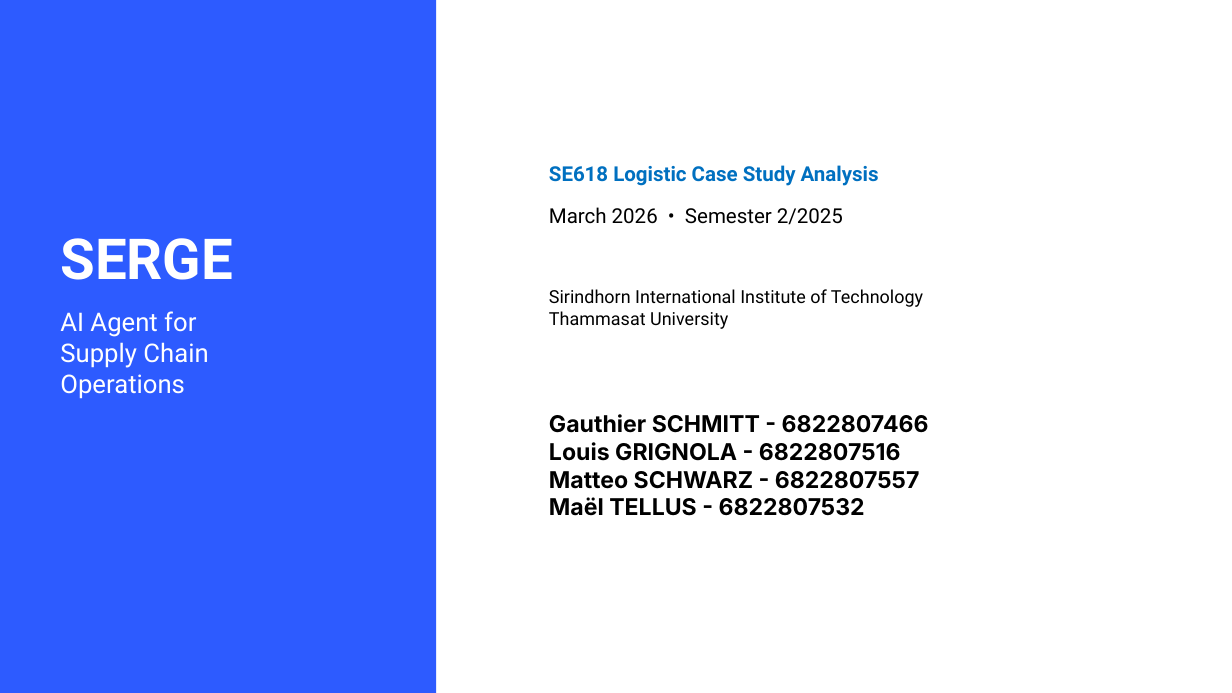
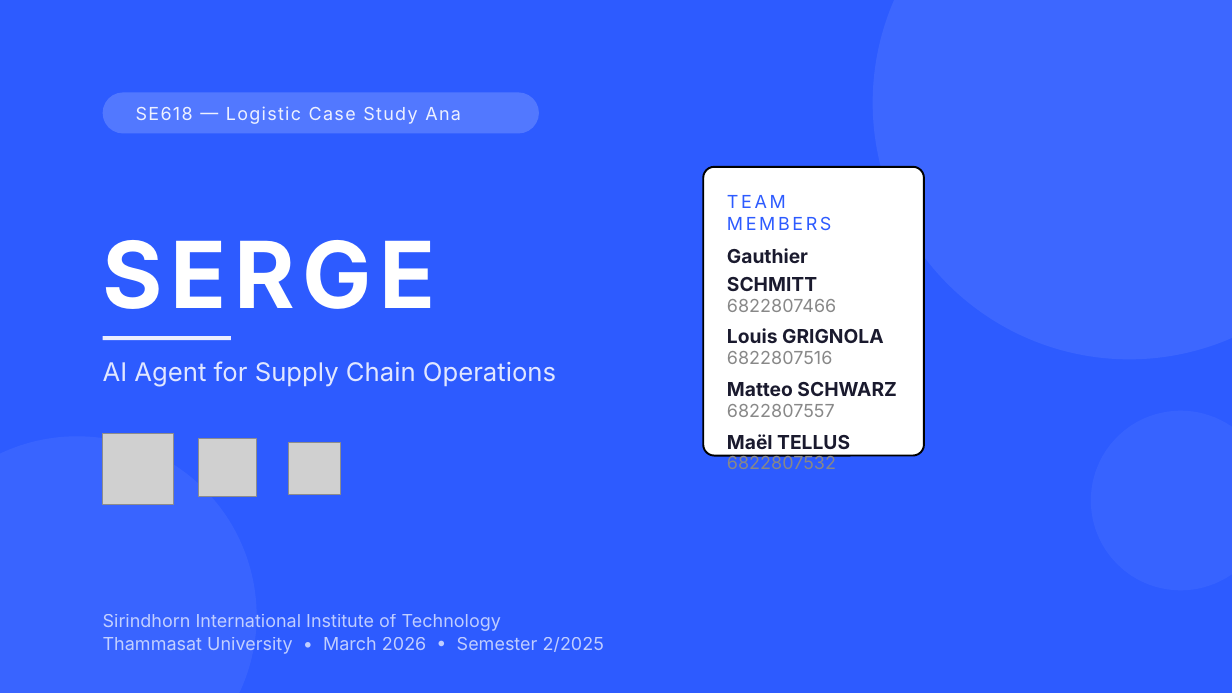
Before and after one commit to grignolalouis/Serge, a slide deck: slide 1 of docs/week6/serge mideterm report slides.pptx. Drawn at 1232x693 pixels with LibreOffice and Linux fonts; fonts in the diff are those of the drawing; grey boxes stand for pictures. Boxes give left, top, right and bottom in pixels: in the first picture for what was removed or moved away, otherwise in the second. Text is boxed around its words. In the diff, an @@ line names an element or a change of style, - is before the commit and + after.

```diff
--- a/docs/week6/serge mideterm report slides.pptx
+++ b/docs/week6/serge mideterm report slides.pptx
@@ background #FFFFFF to #2D5BFF @@
@@ rectangle removed at <box>0,0,436,693</box> @@
@@ ellipse added at <box>872,0,1232,360</box>, fill #FFFFFF at 8% opacity @@
@@ rounded rectangle "SE618 — Logistic Case Study ...": place and size @@
-rounded rectangle "SE618 — Logistic Case Study ..." at <box>549,165,879,186</box>
+rounded rectangle "SE618 — Logistic Case Study ..." at <box>103,92,539,133</box>
@@ rounded rectangle "SE618 — Logistic Case Study ..." at <box>103,92,539,133</box>: vertical alignment top to middle; fill none to #FFFFFF at 18% opacity @@
@@ text in rounded rectangle at <box>136,106,505,124</box>: text changed; size 16 to 14 pt; font Roboto to Inter; text colour #0070C0 to #FFFFFF at 90% opacity; bold off @@
-SE618 Logistic Case Study Analysis
+SE618 — Logistic Case Study Analysis
@@ text "SERGE": place and size @@
-text "SERGE" at <box>60,238,233,280</box>
+text "SERGE" at <box>103,240,436,309</box>
@@ text "SERGE" at <box>103,240,436,309</box>: size 44 to 72 pt, font Roboto to Inter, letter spacing 0 to 6 pt; vertical alignment top to bottom @@
@@ rounded rectangle "TEAM MEMBERS": place and size @@
-rounded rectangle "TEAM MEMBERS" at <box>549,414,929,516</box>
+rounded rectangle "TEAM MEMBERS" at <box>703,167,924,456</box>
@@ rounded rectangle "TEAM MEMBERS" at <box>703,167,924,456</box>: fill none to #FFFFFF; outline none to #000000 1.5 pt @@
@@ text removed at <box>549,207,843,225</box> @@
-March 2026 • Semester 2/2025
@@ text in rounded rectangle at <box>727,195,897,469</box>: text changed; size 18 to 14 pt; text colour #000000 to #1A1A2E; bold off @@
-Gauthier SCHMITT - 6822807466
-Louis GRIGNOLA - 6822807516
-Matteo SCHWARZ - 6822807557
-Maël TELLUS - 6822807532
+TEAM MEMBERS
+Gauthier SCHMITT
+6822807466
+Louis GRIGNOLA
+6822807516
+Matteo SCHWARZ
+6822807557
+Maël TELLUS
+6822807532
@@ text "AI Agent for Supply Chain ...": place and size @@
-text "AI Agent for Supply Chain ..." at <box>60,311,208,399</box>
+text "AI Agent for Supply Chain ..." at <box>103,361,556,386</box>
@@ text "AI Agent for Supply Chain ..." at <box>103,361,556,386</box>: font Roboto to Inter, text colour #FFFFFF to #FFFFFF at 85% opacity; line spacing 1 to 26pt @@
@@ rectangle added at <box>103,336,231,340</box>, fill #FFFFFF at 90% opacity @@
@@ ellipse added at <box>1092,410,1232,590</box>, fill #FFFFFF at 5% opacity @@
@@ ellipse added at <box>0,436,257,693</box>, fill #FFFFFF at 6% opacity @@
@@ picture added at <box>103,433,173,504</box> @@
@@ picture added at <box>199,439,256,496</box> @@
@@ picture added at <box>288,443,340,494</box> @@
@@ text "Sirindhorn International Institute of Technology" at <box>103,614,604,654</box>: vertical alignment top to bottom @@
@@ text at <box>103,614,604,654</box>: text changed; font Roboto to Inter; text colour #000000 to #FFFFFF at 70% opacity @@
-Sirindhorn International Institute of Technology
-Thammasat University
+Sirindhorn International Institute of Technology
+Thammasat University • March 2026 • Semester 2/2025
```
Also in this commit, not shown: 1 other slide changed, 1 slide added, 1 other file.
